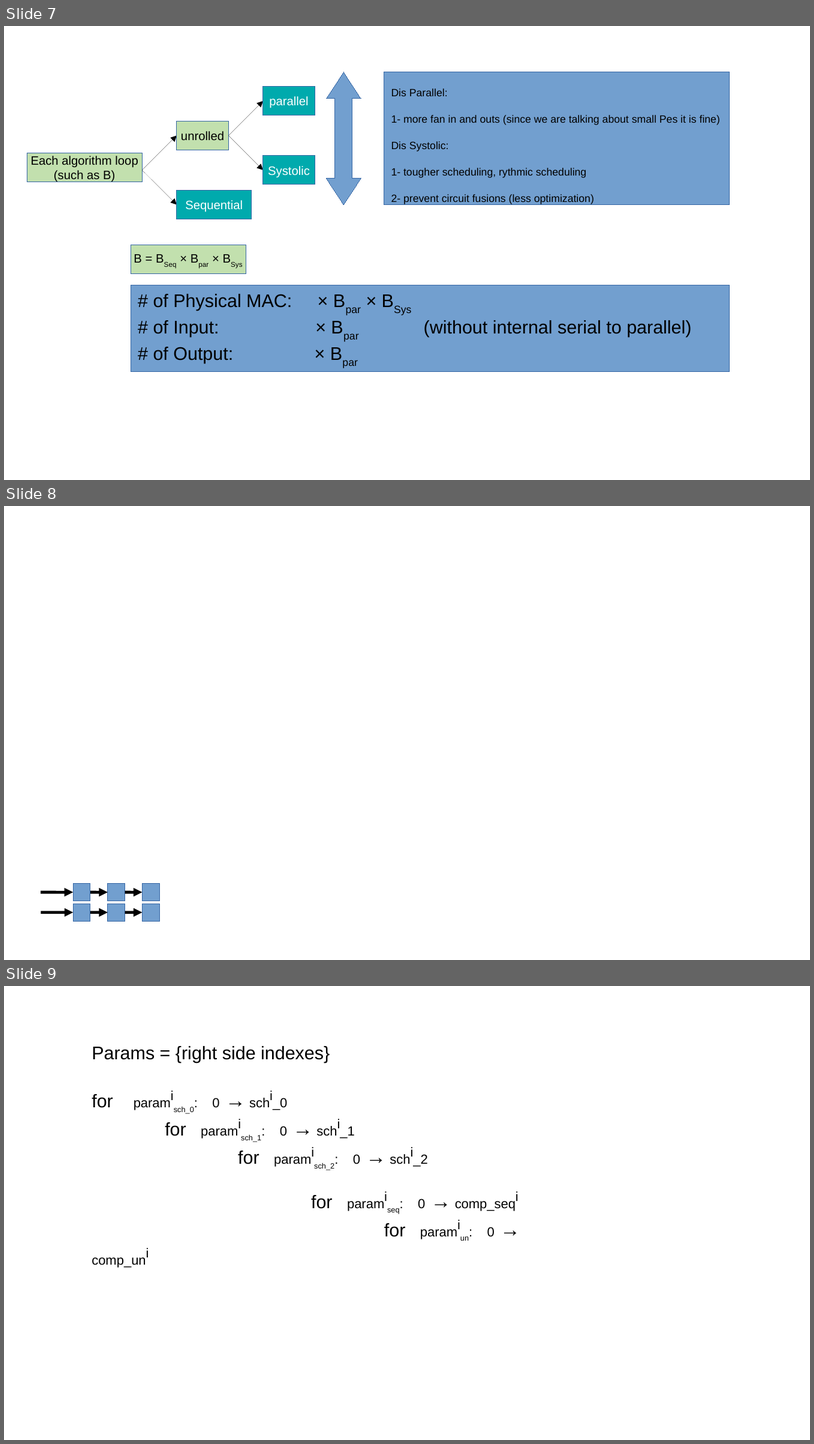
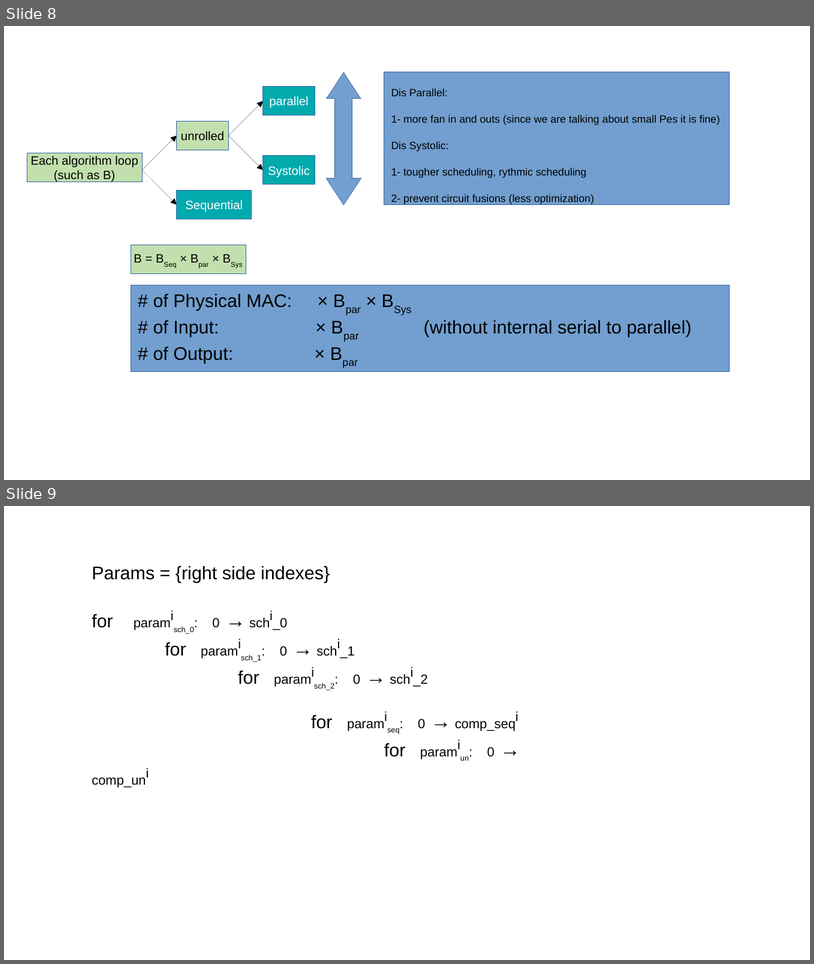
Before and after one commit to raminrasoulinezhad/MLBlocks, a slide deck: presentations/Idea.odp. Shown one above the other, each under a label of ours: slides 7, 8 and 9 before the commit, slides 8 and 9 after it. The pictures are 814x1444 and 814x964 pixels, drawn with LibreOffice and Linux fonts; fonts in the diff are those of the drawing. Boxes give left, top, right and bottom in pixels: in the first picture for what was removed or moved away, otherwise in the second. Text is boxed around its words. In the diff, an @@ line names an element or a change of style, - is before the commit and + after.

```diff
--- a/presentations/Idea.odp
+++ b/presentations/Idea.odp
@@ slide 8 removed at (4, 506, 810, 960), background #FFFFFF @@
@@ rectangle removed at (73, 883, 90, 901) @@
@@ rectangle removed at (108, 883, 125, 901) @@
@@ rectangle removed at (143, 883, 160, 901) @@
@@ arrow removed from (41, 892) to (73, 892) @@
@@ arrow removed from (90, 892) to (108, 892) @@
@@ arrow removed from (125, 892) to (143, 892) @@
@@ arrow removed from (41, 912) to (73, 912) @@
@@ rectangle removed at (73, 903, 90, 921) @@
@@ arrow removed from (90, 912) to (108, 912) @@
@@ rectangle removed at (108, 903, 125, 921) @@
@@ arrow removed from (125, 912) to (143, 912) @@
@@ rectangle removed at (143, 903, 160, 921) @@
@@ what was slide 7 is now slide 8 @@
```
Also in this commit, not shown: 5 slides changed, 1 slide added, 10 other files.
